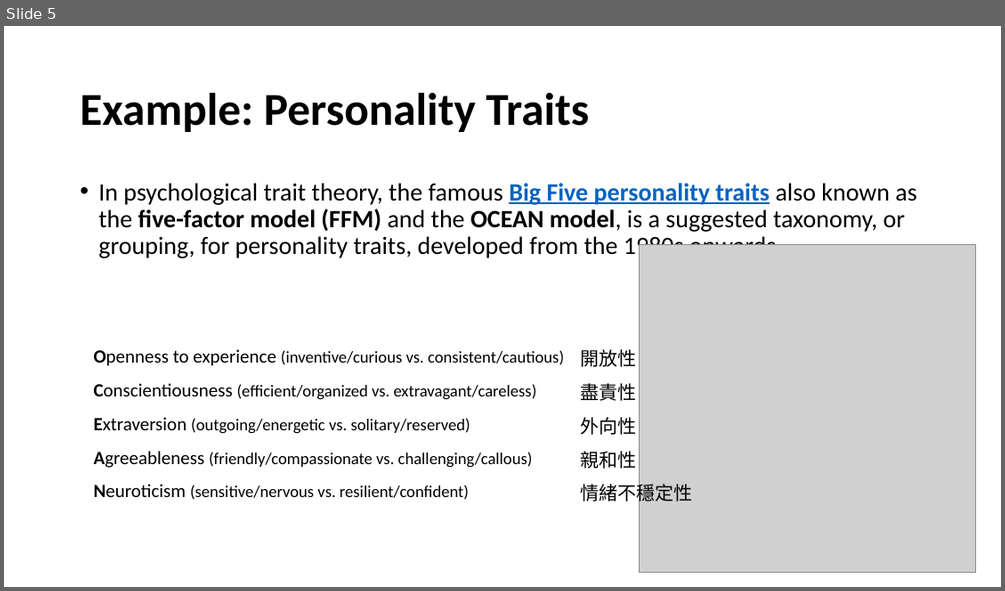
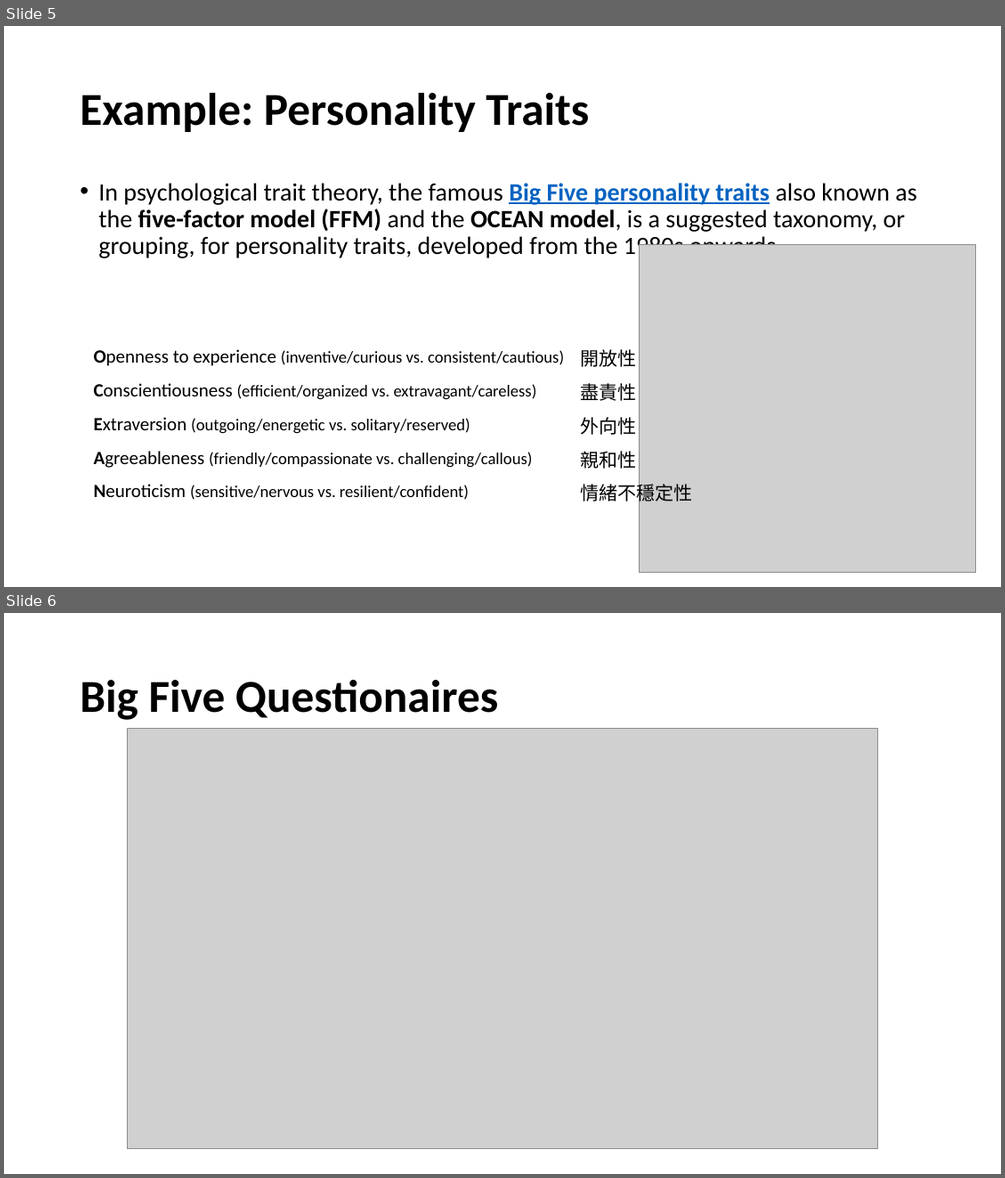
Before and after one commit to tingsyo/course_2020Q3_representation_learning, a slide deck: notebooks/03_Latent_variable_theory.pptx. Shown one above the other, each under a label of ours: slide 5 before the commit, slides 5 and 6 after it. The pictures are 1005x591 and 1005x1178 pixels, drawn with LibreOffice and Linux fonts; fonts in the diff are those of the drawing; grey boxes stand for pictures. Boxes give left, top, right and bottom in pixels: in the first picture for what was removed or moved away, otherwise in the second. Text is boxed around its words. In the diff, an @@ line names an element or a change of style, - is before the commit and + after.

```diff
--- a/notebooks/03_Latent_variable_theory.pptx
+++ b/notebooks/03_Latent_variable_theory.pptx
@@ slide 6 added at [4, 613, 1001, 1174], background #FFFFFF @@
@@ title added at [80, 680, 498, 720], 44 pt, text #000000, bold @@
+Big Five Questionaires
@@ picture added at [128, 728, 877, 1149] @@
```
Also in this commit, not shown: 2 slides changed, 6 other slides added.
